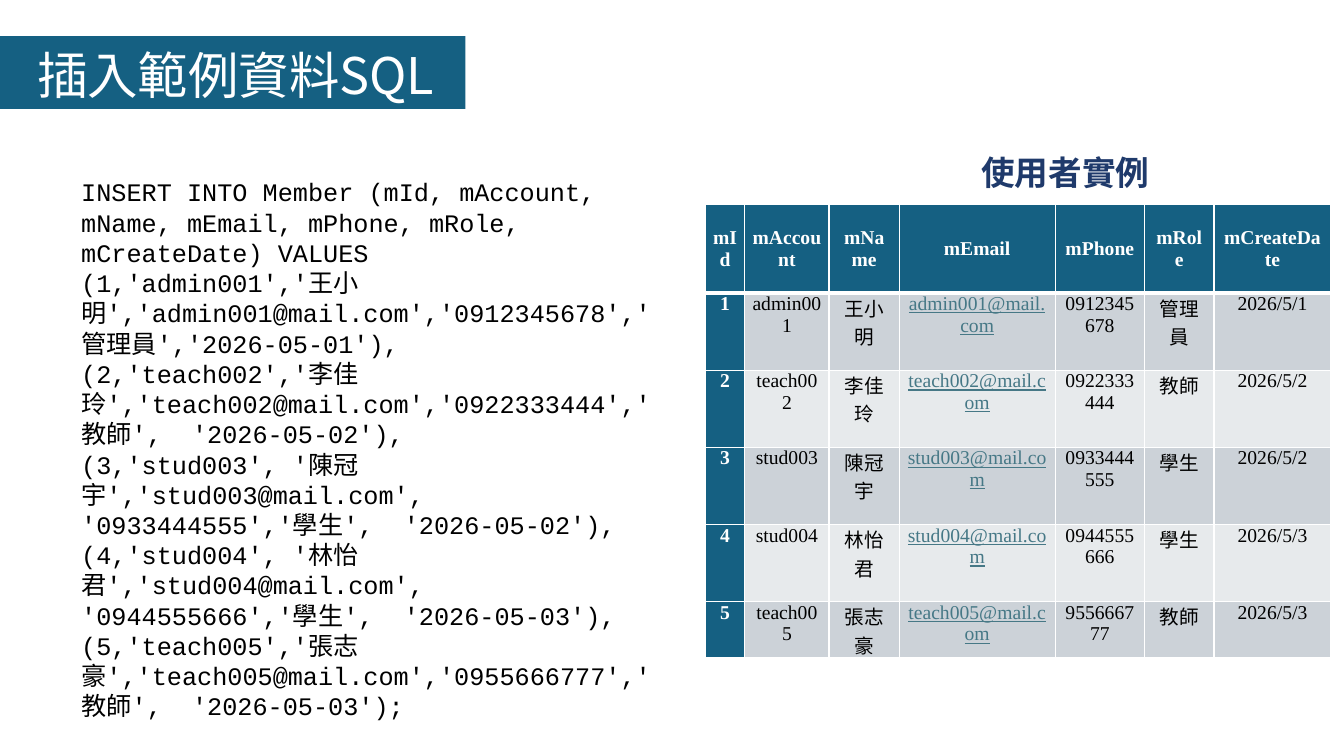
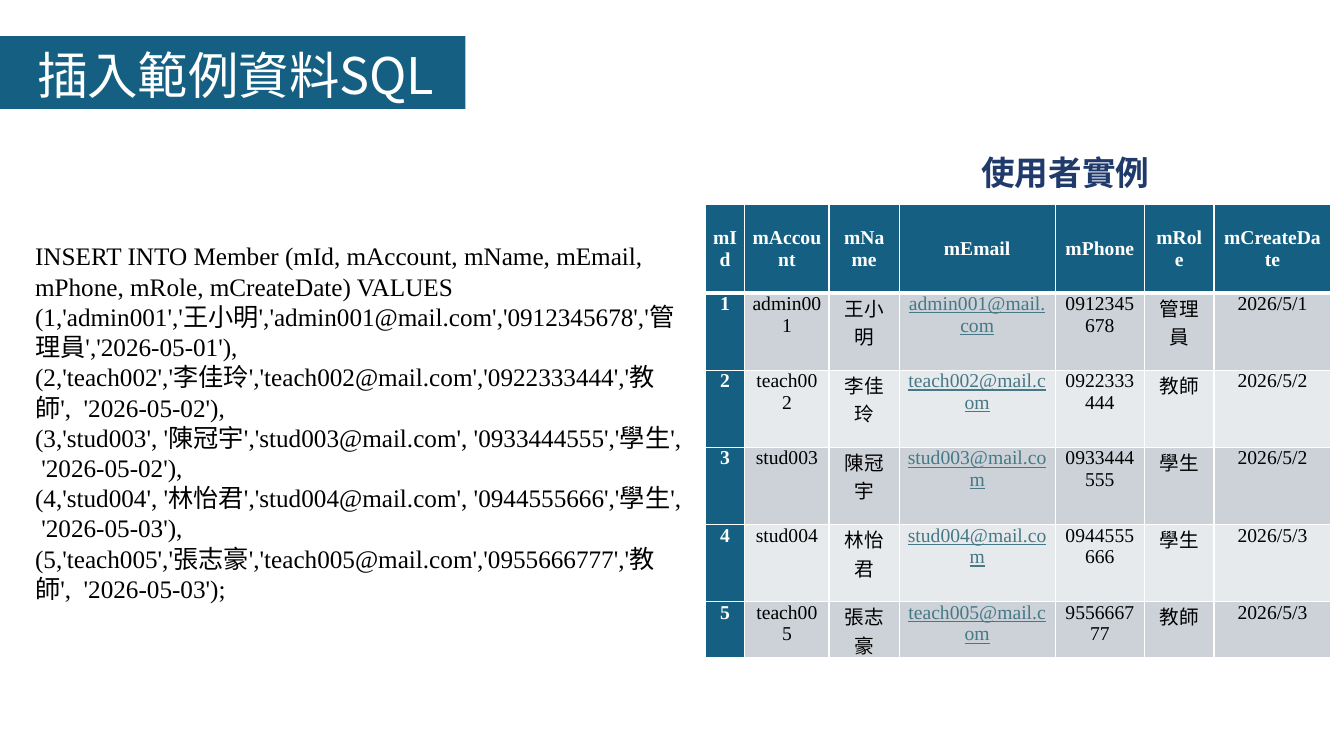
Before and after one commit to LazyEmotionO/NFU_DATABASE, a slide deck: slide 18 of 第四組_資料庫系統期末Part II簡報.pptx. Drawn at 1344x756 pixels with LibreOffice and Linux fonts; fonts in the diff are those of the drawing. Boxes give left, top, right and bottom in pixels: in the first picture for what was removed or moved away, otherwise in the second. Text is boxed around its words. In the diff, an @@ line names an element or a change of style, - is before the commit and + after.

```diff
--- a/第四組_資料庫系統期末Part II簡報.pptx
+++ b/第四組_資料庫系統期末Part II簡報.pptx
@@ text "INSERT INTO Member (mId, mAccount, ...": place and size @@
-text "INSERT INTO Member (mId, mAccount, ..." at (81,183,651,721)
+text "INSERT INTO Member (mId, mAccount, ..." at (35,247,681,603)
@@ text "INSERT INTO Member (mId, mAccount, ..." at (35,247,681,603): font Courier New to Times New Roman @@
```
Also in this commit, not shown: 13 other slides changed, 1 slide added.
